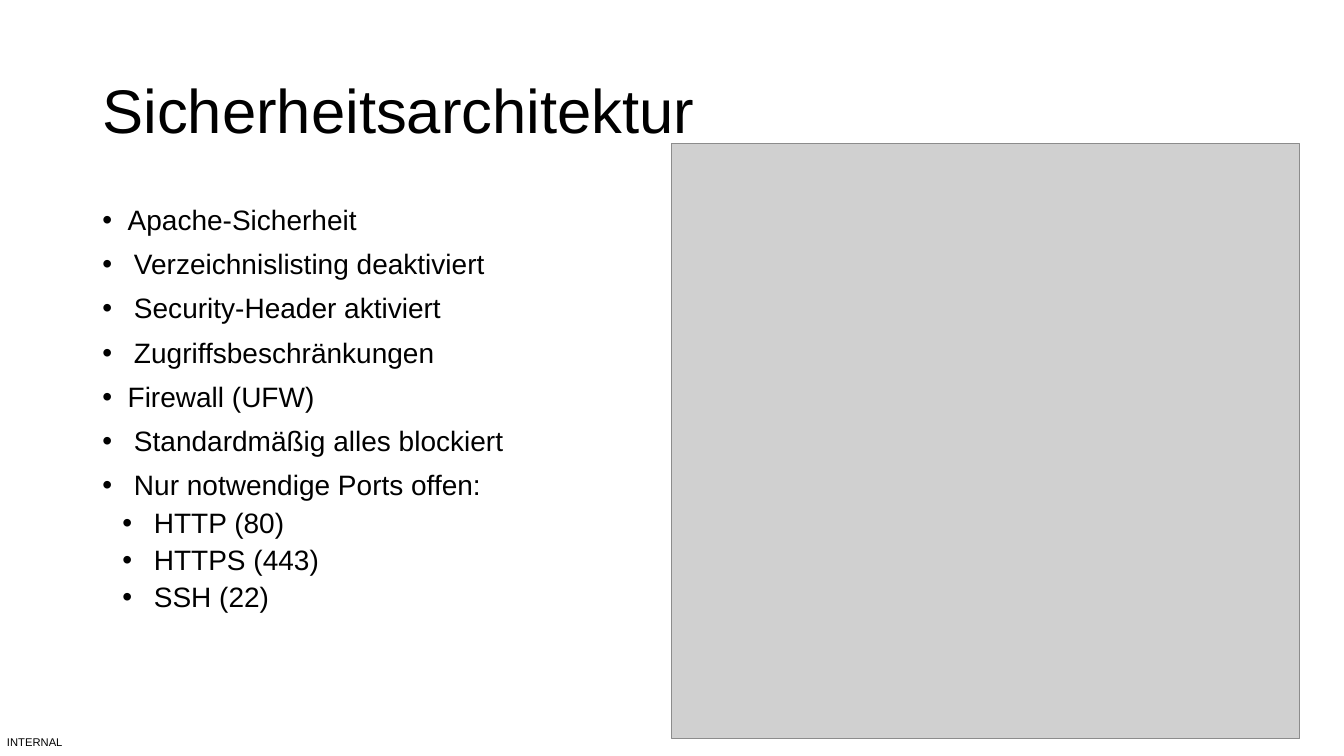
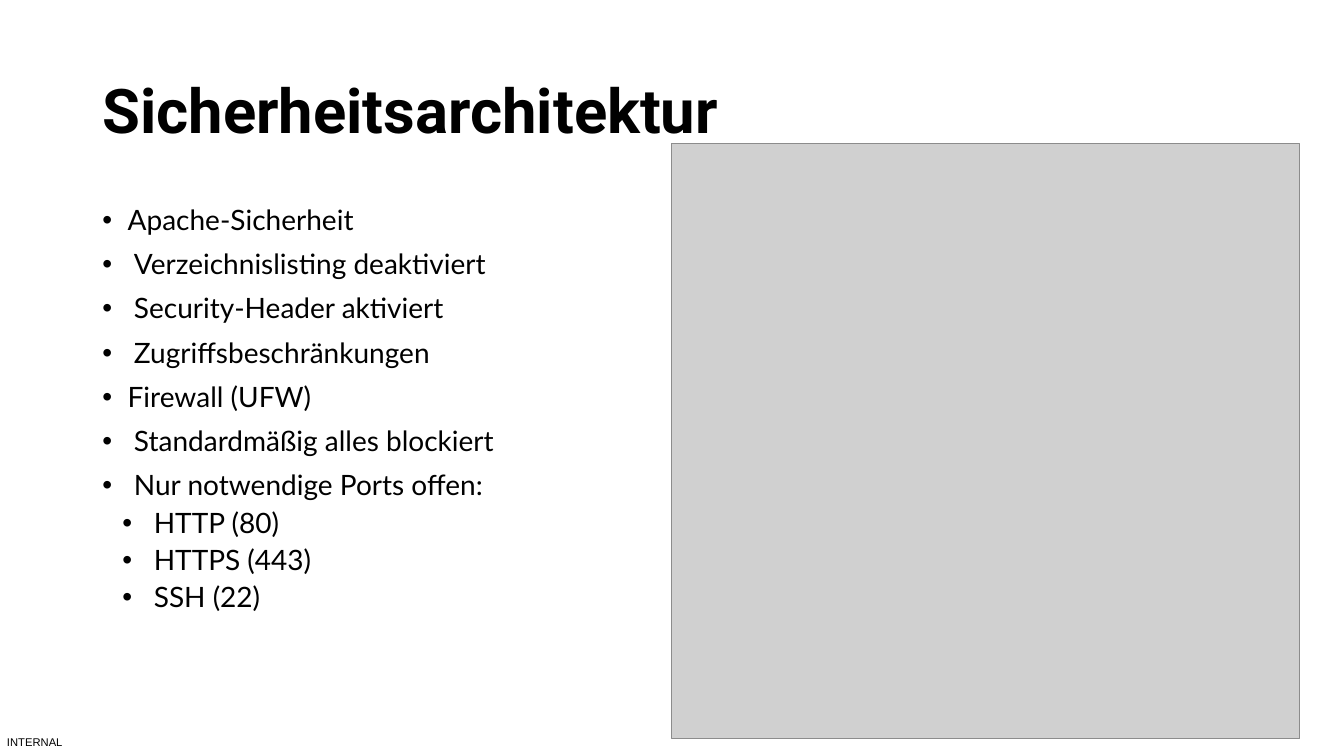
Before and after one commit to BBS2EMDBSEF/Gruppe-C, a slide deck: slide 9 of Dokumentation/Lernfeld 12 Projekt.pptx. Drawn at 1344x756 pixels with LibreOffice and Linux fonts; fonts in the diff are those of the drawing; grey boxes stand for pictures. Boxes give left, top, right and bottom in pixels: in the first picture for what was removed or moved away, otherwise in the second. Text is boxed around its words. In the diff, an @@ line names an element or a change of style, - is before the commit and + after.

Commit message:
Font

```diff
--- a/Dokumentation/Lernfeld 12 Projekt.pptx
+++ b/Dokumentation/Lernfeld 12 Projekt.pptx
@@ title "Sicherheitsarchitektur" at bbox=[102, 86, 717, 148]: font Arial to Roboto, bold on @@
@@ text "Apache-Sicherheit" at bbox=[128, 209, 494, 611]: font Arial to Lato @@
```
Also in this commit, not shown: 13 other slides changed.
